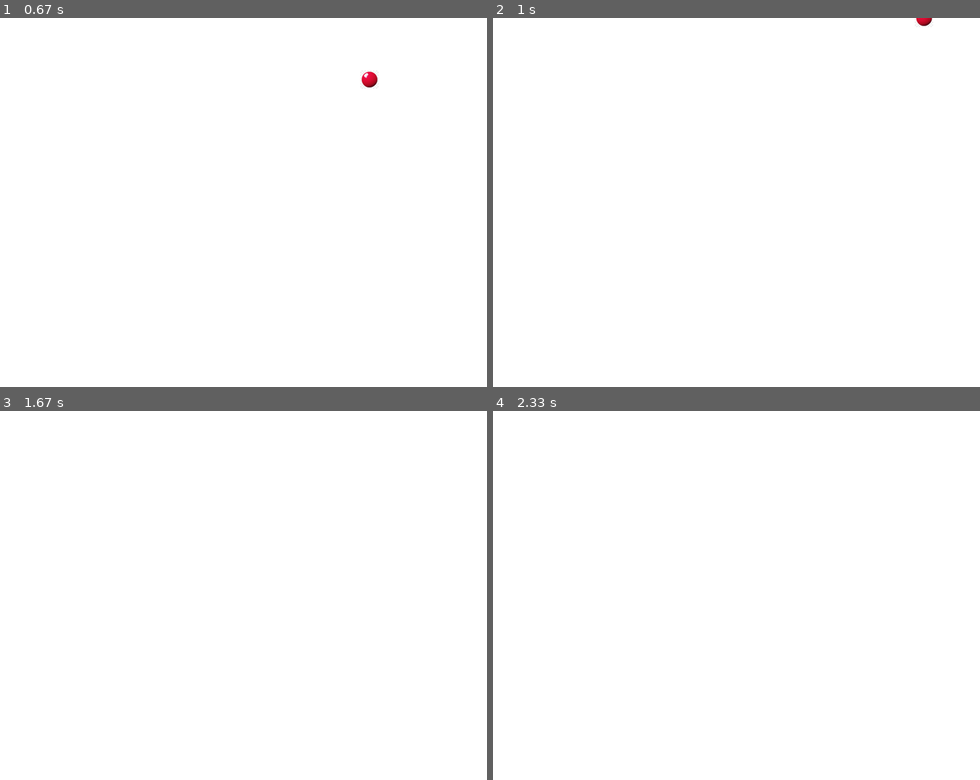
Above: before the commit, frames 1-4 (two rows, left to right).
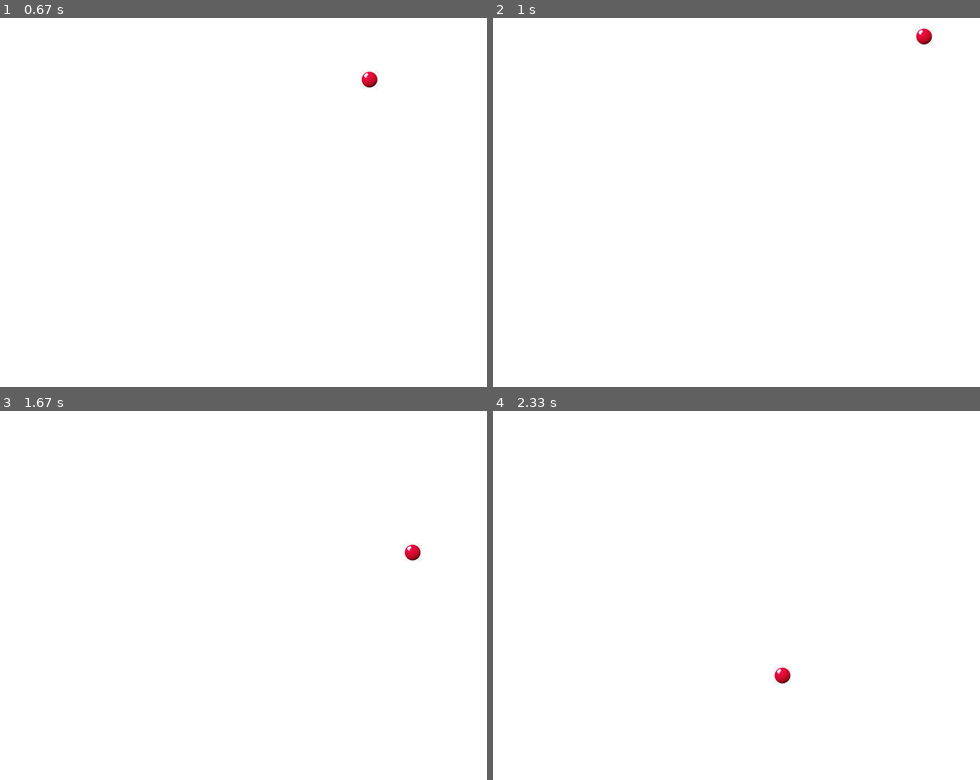
Above: after the commit, the same moments.

Repository: hectorRperez/Pygame_Pong
Game: pygame game, started from main.py
The game is run twice, just before and just after one commit, with the same random seed, the same clock (stepped at 60 frames per second) and the same inputs.
Inputs:
- Up to frame 1 (0.67 s): no input
- Up to frame 2 (1 s): no input
- Up to frame 3 (1.67 s): no input
- Up to frame 4 (2.33 s): no input

Frame 1 is identical in both runs. In frame 2, 0.2% of the frame differs, in the area x 86-91%, y 0-8%; in frame 3, 0.1%; in frame 4, 0.1%.

Commit message:
Se agrego el metodo rebotar a la clase PelotaPong

Diff:
--- a/main.py
+++ b/main.py
@@ -21,6 +21,7 @@
         self.ancho, self.alto = self.imagen.get_size()
         print('Ancho: ',self.ancho)
         print('Alto: ',self.alto)
+
         # Posición de la pelota
         self.x = VENTANA_HORI / 2 - self.ancho / 2
         self.y = VENTANA_VERTI / 2 - self.alto / 2
@@ -35,8 +36,24 @@
         self.x += self.dir_x
         self.y += self.dir_y
 
-    def mostrar_datos(self):
-        pass
+        print('x: {} + dirx: {} = {} '.format(self.x,self.dir_x,(self.x+self.dir_x)))
+        print('y: {} + diry: {} = {} '.format(self.y,self.dir_y,(self.y+self.dir_y)))
+        print('-------------------------------------------')
+
+    def rebotar(self):
+
+        if self.x <= 0:
+            self.dir_x = -self.dir_x
+            print('Rebote x: ',self.dir_x)
+        if self.x + self.ancho >= VENTANA_HORI:
+            self.dir_x = -self.dir_x
+            print('Rebote x: ',self.dir_x)
+        if self.y <= 0:
+            self.dir_y = -self.dir_y
+            print('Rebote Y: ',self.dir_y)
+        if self.y + self.alto >= VENTANA_VERTI:
+            self.dir_y = -self.dir_y
+            print('Rebote Y: ',self.dir_y)
 
 
 def main():
@@ -56,6 +73,7 @@
     while jugando:
 
         pelota.mover()
+        pelota.rebotar()
 
         ventana.fill(BLANCO)
         ventana.blit(pelota.imagen, (pelota.x, pelota.y))
